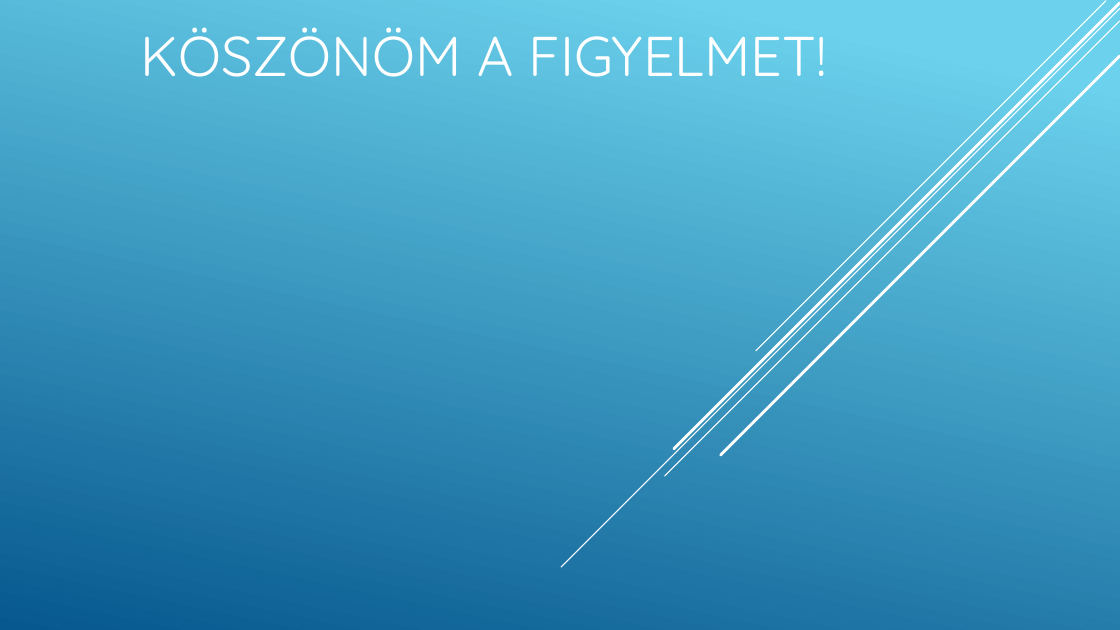
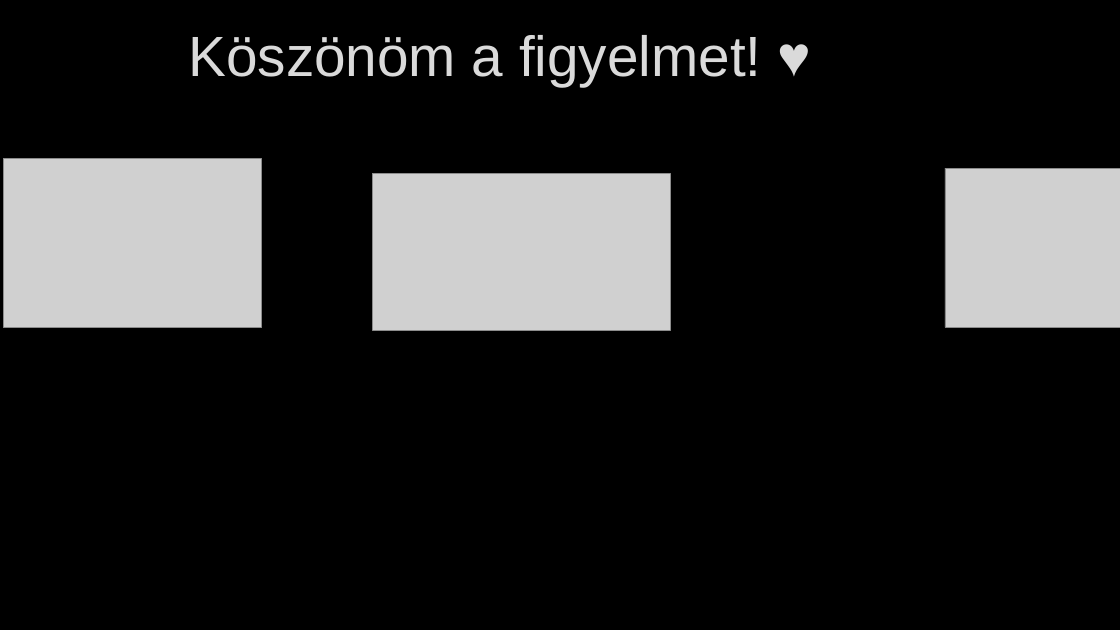
Before and after one commit to gutibalintka/iktppt, a slide deck: slide 9 of Agilis modell.pptx. Drawn at 1120x630 pixels with LibreOffice and Linux fonts; fonts in the diff are those of the drawing; grey boxes stand for pictures; background and template pictures are left out. Boxes give left, top, right and bottom in pixels: in the first picture for what was removed or moved away, otherwise in the second. Text is boxed around its words. In the diff, an @@ line names an element or a change of style, - is before the commit and + after.

```diff
--- a/Agilis modell.pptx
+++ b/Agilis modell.pptx
@@ background gradient #6ED2EB to #06588E to picture (left out) @@
@@ line removed from (1120, 8) to (561, 567) @@
@@ line removed from (1120, 21) to (665, 476) @@
@@ line removed from (1120, 3) to (674, 449) @@
@@ line removed from (1106, 1) to (756, 351) @@
@@ title at [188, 35, 762, 86]: text changed; size 48 to 48.6 pt; font Quicksand to Arial; text colour #FFFFFF to #DADADA @@
-KÖSZÖNÖM A FIGYELMET!
+Köszönöm a figyelmet! ♥
@@ line removed from (1120, 56) to (721, 455) @@
@@ picture added at [3, 159, 261, 328] @@
@@ picture added at [373, 174, 670, 330] @@
@@ picture added at [945, 168, 1120, 328] @@
```
Also in this commit, not shown: 8 other slides changed.
